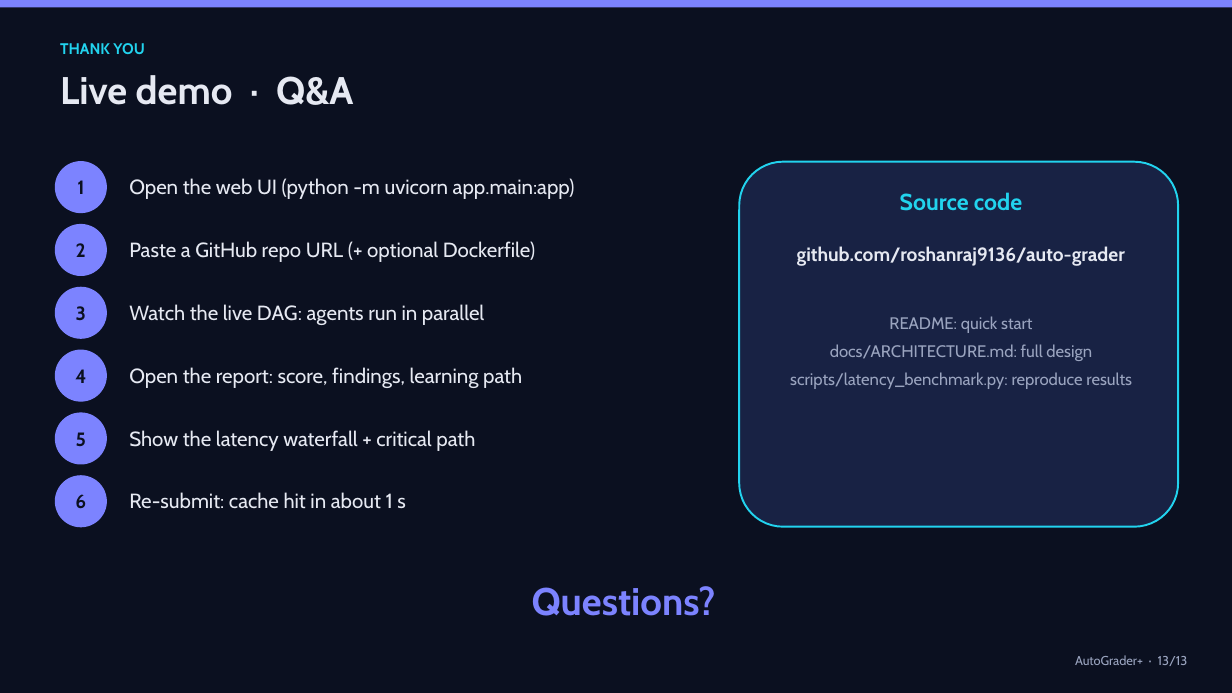
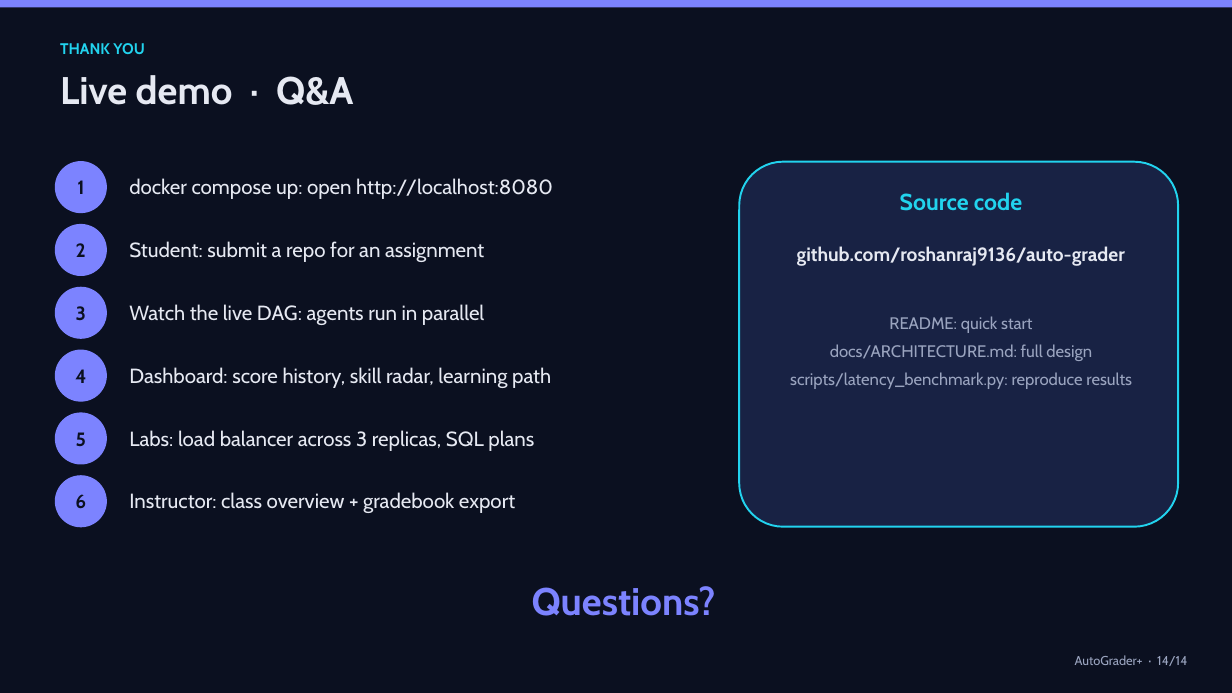
Before and after one commit to roshanraj9136/auto-grader, a slide deck: slide 14 of docs/AutoGrader.pptx (slide 13 before the commit). Drawn at 1232x693 pixels with LibreOffice and Linux fonts; fonts in the diff are those of the drawing. Boxes give left, top, right and bottom in pixels: in the first picture for what was removed or moved away, otherwise in the second. Text is boxed around its words. In the diff, an @@ line names an element or a change of style, - is before the commit and + after.

Commit message:
AutoGrader+ v2: full-stack learning platform
Turn the multi-agent grader into a learning platform for the course:

- Accounts and sessions (scrypt, HttpOnly cookies, CSRF checks, strict CSP)
- Assignments graded with per-assignment rubric weights and briefs
- Student dashboard, submissions, leaderboard (XP), profile
- Instructor overview, assignment management, CSV gradebook, shared-repo flag
- Hands-on labs: frontend editor, SQL playground, load balancer, network, Dockerfile linter
- SQLite by default, PostgreSQL in compose; replica heartbeats reap orphaned jobs
- docker compose: nginx load balancer (sticky / round-robin / least-conn) -> 3 API replicas -> Postgres
- Reports and live streams restricted to the owner, instructors or the API token
- Installable PWA, responsive layout, Windows launcher (scripts/start.ps1)
- Slide deck: group-project title slide, new platform slide, updated architecture

```diff
--- a/docs/AutoGrader.pptx
+++ b/docs/AutoGrader.pptx
@@ text at bbox=[129, 178, 553, 199]: text changed @@
-Open the web UI (python -m uvicorn app.main:app)
+docker compose up: open http://localhost:8080
@@ text at bbox=[129, 241, 484, 262]: text changed @@
-Paste a GitHub repo URL (+ optional Dockerfile)
+Student: submit a repo for an assignment
@@ text at bbox=[129, 367, 551, 388]: text changed @@
-Open the report: score, findings, learning path
+Dashboard: score history, skill radar, learning path
@@ text at bbox=[129, 430, 534, 451]: text changed @@
-Show the latency waterfall + critical path
+Labs: load balancer across 3 replicas, SQL plans
@@ text at bbox=[129, 492, 515, 513]: text changed @@
-Re-submit: cache hit in about 1 s
+Instructor: class overview + gradebook export
@@ text at bbox=[1075, 655, 1187, 666]: text changed @@
-AutoGrader+ · 13/13
+AutoGrader+ · 14/14
```
Also in this commit, not shown: 12 other slides changed, 1 slide added, 39 other files.
